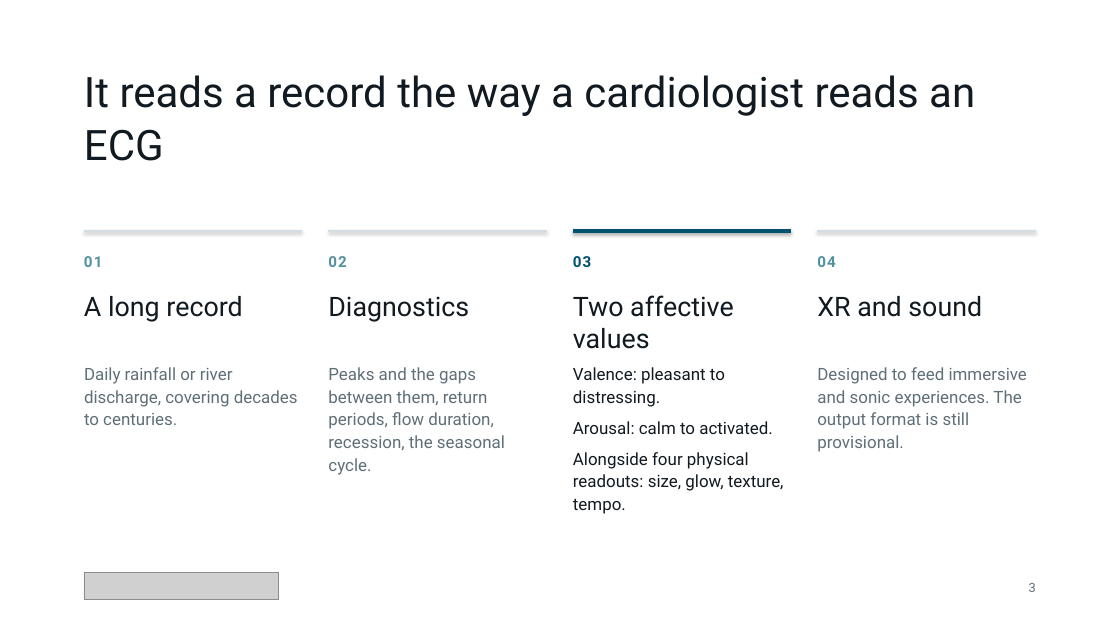
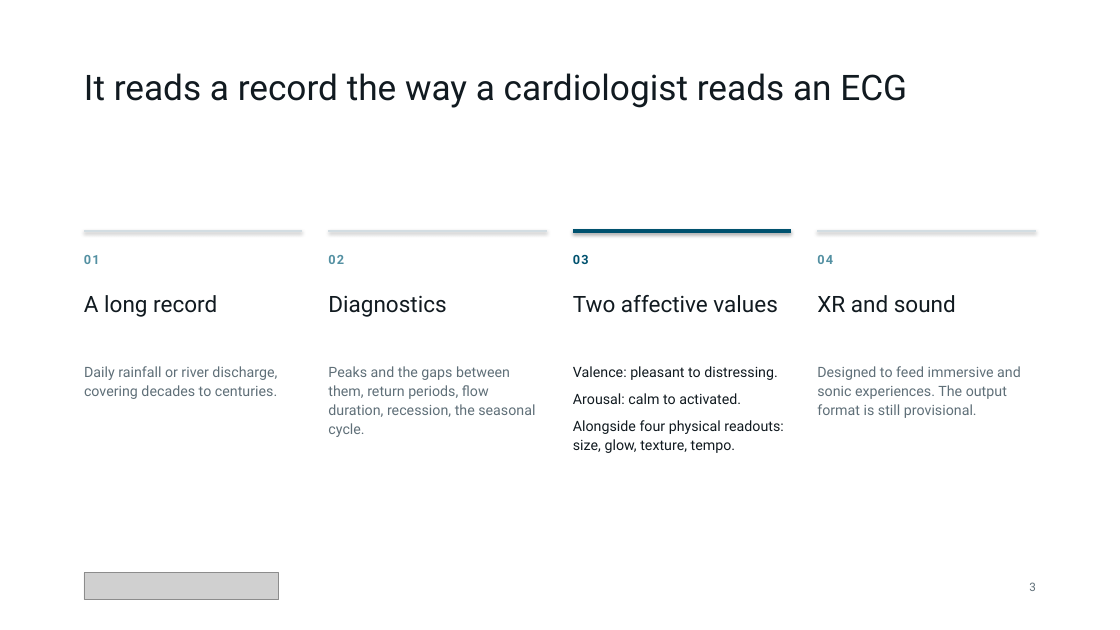
Before and after one commit to qintheory/noea, a slide deck: slide 3 of docs/noea-introduction.pptx. Drawn at 1120x630 pixels with LibreOffice and Linux fonts; fonts in the diff are those of the drawing; grey boxes stand for pictures. Boxes give left, top, right and bottom in pixels: in the first picture for what was removed or moved away, otherwise in the second. Text is boxed around its words. In the diff, an @@ line names an element or a change of style, - is before the commit and + after.

```diff
--- a/docs/noea-introduction.pptx
+++ b/docs/noea-introduction.pptx
@@ text "It reads a record the ..." at <box>84,73,907,108</box>: size 36 to 30.2 pt @@
@@ size 13 to 10.9 pt in 4 elements at <box>84,255,100,264</box>, <box>328,255,344,264</box>, <box>573,255,589,264</box>, <box>817,255,833,264</box> @@
@@ size 23 to 19.3 pt in 4 elements at <box>84,295,217,317</box>, <box>328,295,446,317</box>, <box>573,295,777,313</box>, <box>817,295,956,313</box> @@
@@ size 14.5 to 12.2 pt in 4 elements at <box>84,366,277,399</box>, <box>328,366,535,437</box>, <box>573,366,783,453</box>, <box>817,366,1021,418</box> @@
```
Also in this commit, not shown: 6 other slides changed, 4 other files.
